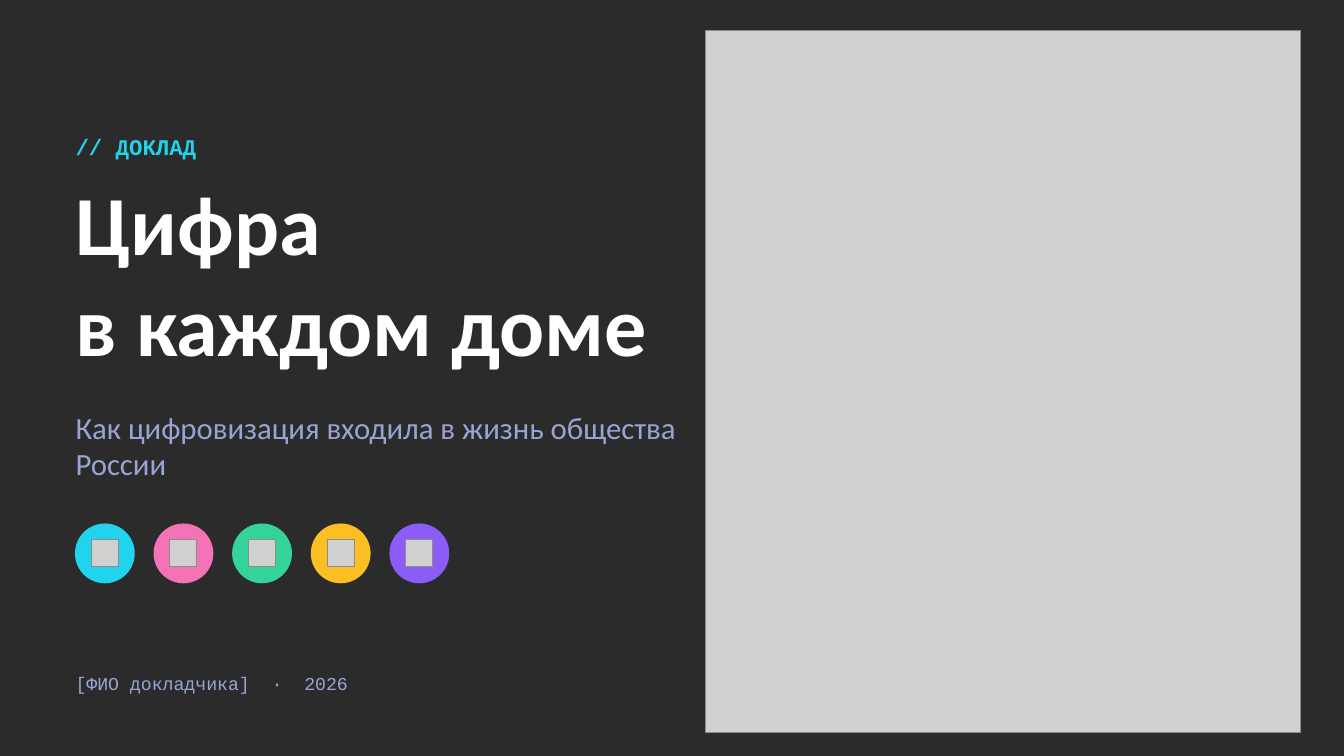
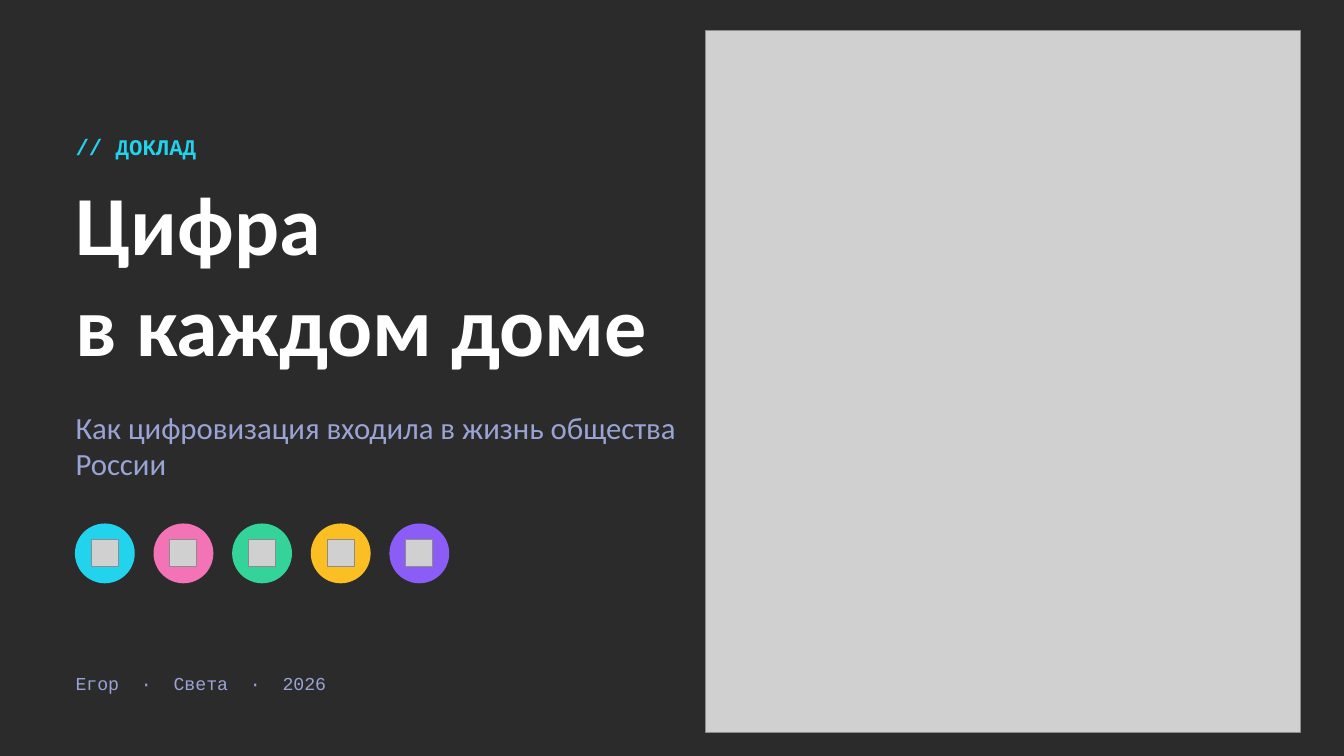
Before and after one commit to pwrnr4cts8-collab/musor, a slide deck: slide 1 of cifrovizaciya/Цифровизация_общества_РФ.pptx. Drawn at 1344x756 pixels with LibreOffice and Linux fonts; fonts in the diff are those of the drawing; grey boxes stand for pictures; background and template pictures are left out; a plain dark background stands for a picture behind light text. Boxes give left, top, right and bottom in pixels: in the first picture for what was removed or moved away, otherwise in the second. Text is boxed around its words. In the diff, an @@ line names an element or a change of style, - is before the commit and + after.

```diff
--- a/cifrovizaciya/Цифровизация_общества_РФ.pptx
+++ b/cifrovizaciya/Цифровизация_общества_РФ.pptx
@@ text at (76, 678, 327, 694): text changed @@
-[ФИО докладчика] · 2026
+Егор · Света · 2026
```
Also in this commit, not shown: 2 other files.
